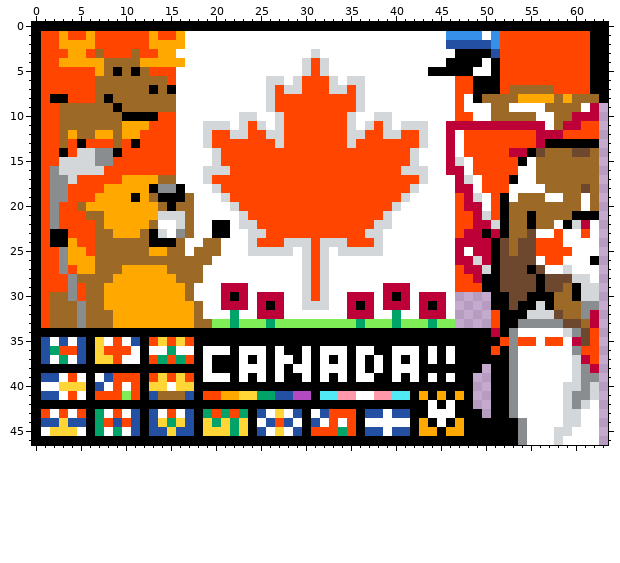
A pixel-art sprite gets an edit: pictures/canada.full.png. The picture above is the old version.
The file is 64x47 pixels.
Once edited:
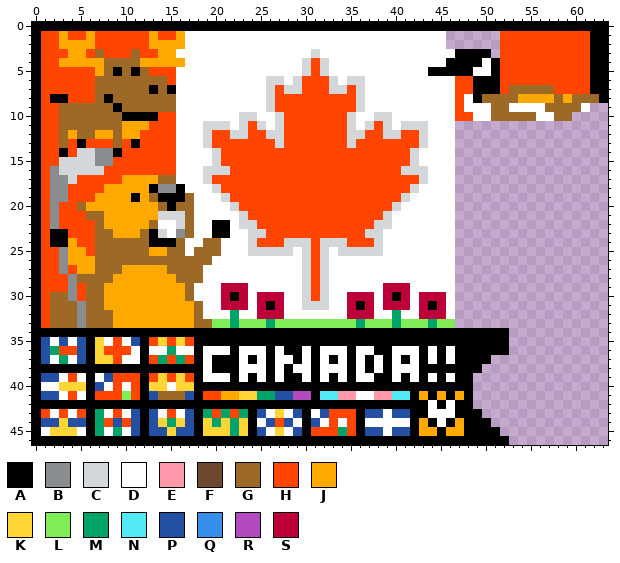
Palette (. is transparent): A #000000  B #898d90  C #d4d7d9  D #ffffff  E #ff99aa  F #6d482f  G #9c6926  H #ff4500  J #ffa800  K #ffd635  L #7eed56  M #00a368  N #51e9f4  P #2450a4  Q #3690ea  R #b44ac0  S #be0039
From old to new:
Changed rows in their new state; - is an unchanged pixel.
first column x 46:
 1 ......
 2 ......
 3 -----.
first column x 46:
 9 ----------------.
10 --------------...
11 D................
12 D................
13 D................
14 D................
15 D................
16 D................
17 -................
18 -................
19 -................
20 -................
21 -................
22 -................
23 -................
24 -................
25 -................
26 -................
27 -................
28 -................
29 -................
30 -----............
31 -----............
32 -----............
33 -----............
34 -----A-..........
35 ------A..........
36 -----A-..........
37 -----............
38 -----............
39 -----............
40 -----............
41 -----............
42 -----............
43 -----............
44 -----............
45 ------...........
46 -------..........
Where, in picture pixels (left, top, right, bottom), the same in both pictures:
erased: (446, 31, 500, 58)
changed: (446, 103, 599, 445)
